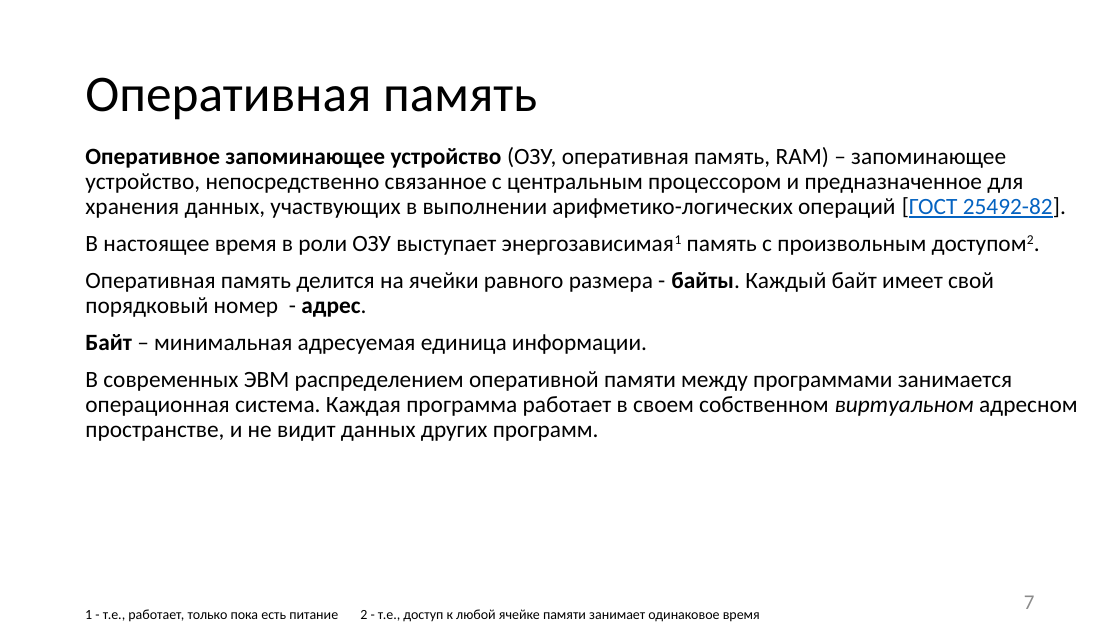
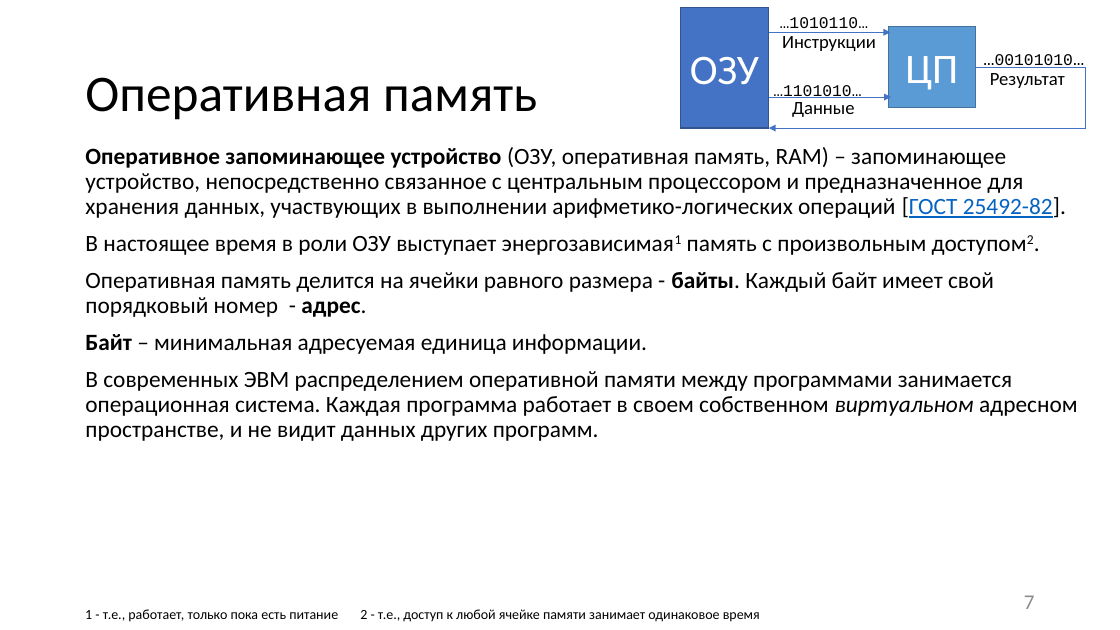
Before and after one commit to itsecd/low-level-programming, a slide deck: slide 7 of Lectures/1.Introduction/Lecture1.pptx. Drawn at 1120x630 pixels with LibreOffice and Linux fonts; fonts in the diff are those of the drawing. Boxes give left, top, right and bottom in pixels: in the first picture for what was removed or moved away, otherwise in the second. Text is boxed around its words. In the diff, an @@ line names an element or a change of style, - is before the commit and + after.

```diff
--- a/Lectures/1.Introduction/Lecture1.pptx
+++ b/Lectures/1.Introduction/Lecture1.pptx
@@ rectangle added at bbox=[681, 8, 769, 128], fill #4472C4, outline #325491 1 pt, 36 pt, text #FFFFFF @@
+ОЗУ
@@ text added at bbox=[780, 17, 868, 33], 14 pt, text #000000 @@
+…1010110…
@@ rectangle added at bbox=[889, 27, 975, 108], fill #5B9BD5, outline #43739E 1 pt, 36 pt, text #FFFFFF @@
+ЦП
@@ arrow added from (768, 32) to (891, 32), #4472C4 0.5 pt @@
@@ text added at bbox=[782, 36, 876, 51], 16 pt, text #000000 @@
+Инструкции
@@ text added at bbox=[995, 54, 1073, 68], 14 pt, text #000000 @@
+…00101010…
@@ elbow arrow added from (975, 67) to (769, 128), #4472C4 0.5 pt @@
@@ text added at bbox=[773, 85, 861, 98], 14 pt, text #000000 @@
+…1101010…
@@ text added at bbox=[990, 73, 1065, 88], 16 pt, text #000000 @@
+Результат
@@ arrow added from (769, 97) to (891, 97), #4472C4 0.5 pt @@
@@ text added at bbox=[792, 102, 854, 117], 16 pt, text #000000 @@
+Данные
```
Also in this commit, not shown: 14 other slides changed, 1 other file.
